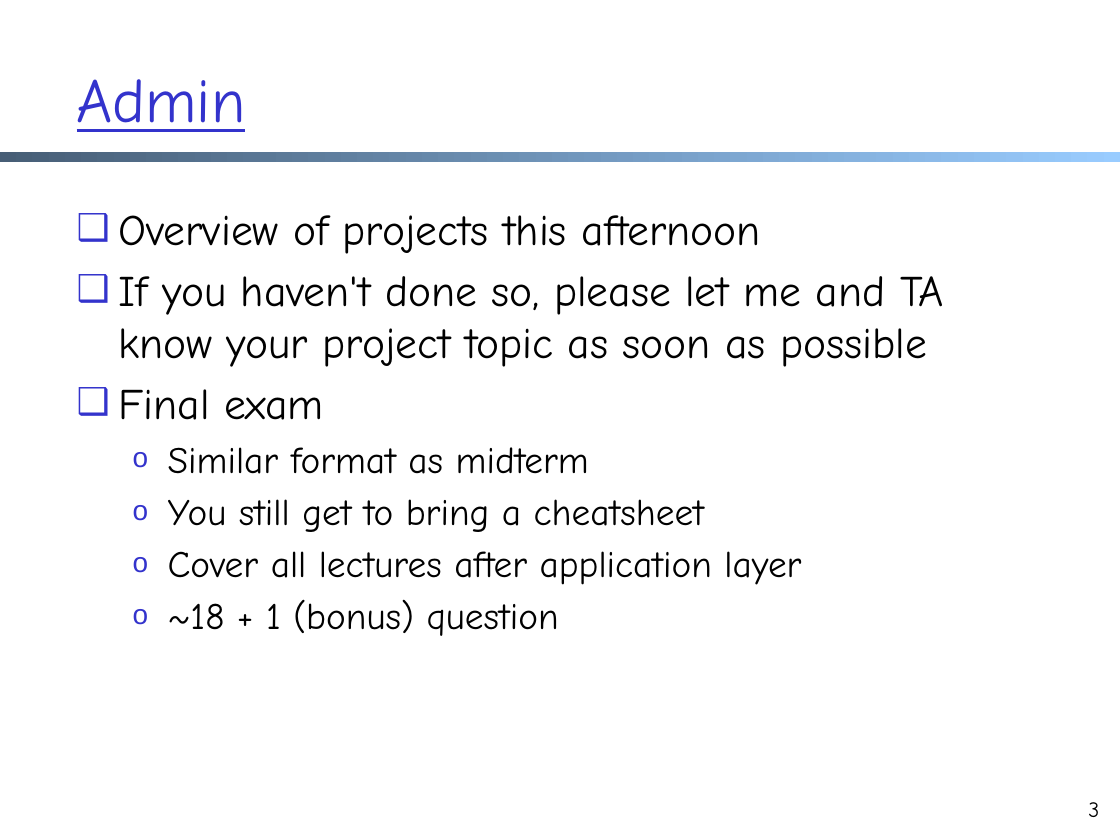
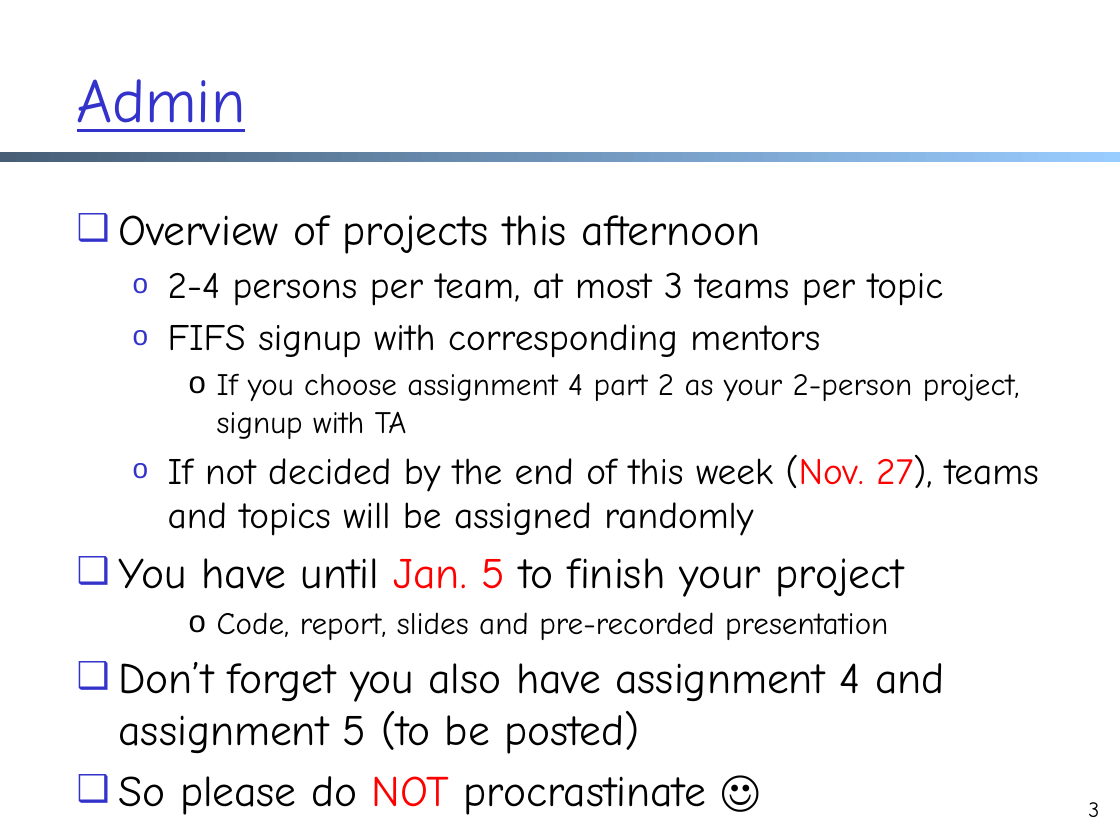
Before and after one commit to xiangq27/xiangq27.github.io, a slide deck: slide 3 of courses/cnns-xmuf22/files/lectures/network-internetworking.pptx. Drawn at 1120x840 pixels with LibreOffice and Linux fonts; fonts in the diff are those of the drawing. Boxes give left, top, right and bottom in pixels: in the first picture for what was removed or moved away, otherwise in the second. Text is boxed around its words. In the diff, an @@ line names an element or a change of style, - is before the commit and + after.

```diff
--- a/courses/cnns-xmuf22/files/lectures/network-internetworking.pptx
+++ b/courses/cnns-xmuf22/files/lectures/network-internetworking.pptx
@@ text at [119, 272, 1039, 815]: text changed @@
-❑ If you haven't done so, please let me and TA know your project topic as soon as possible
-❑ Final exam
-  o Similar format as midterm
-  o You still get to bring a cheatsheet
-  o Cover all lectures after application layer
-  o ~18 + 1 (bonus) question
+  o 2-4 persons per team, at most 3 teams per topic
+  o FIFS signup with corresponding mentors
+    o If you choose assignment 4 part 2 as your 2-person project, signup with TA
+  o If not decided by the end of this week (Nov. 27), teams and topics will be assigned randomly
+❑ You have until Jan. 5 to finish your project
+    o Code, report, slides and pre-recorded presentation
+❑ Don’t forget you also have assignment 4 and assignment 5 (to be posted)
+❑ So please do NOT procrastinate ☺
```
Also in this commit, not shown: 2 other slides changed, 12 other files.
